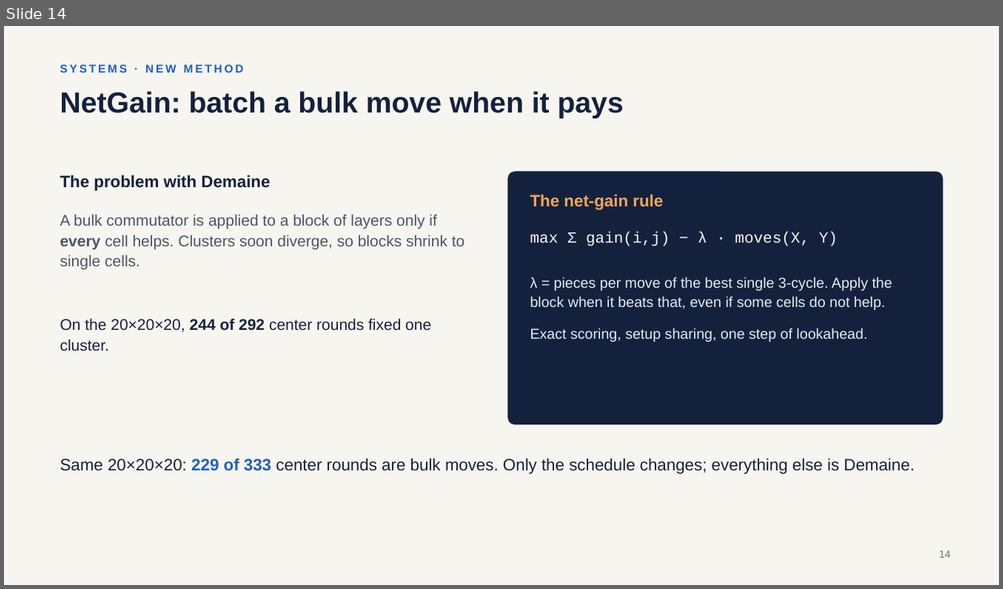
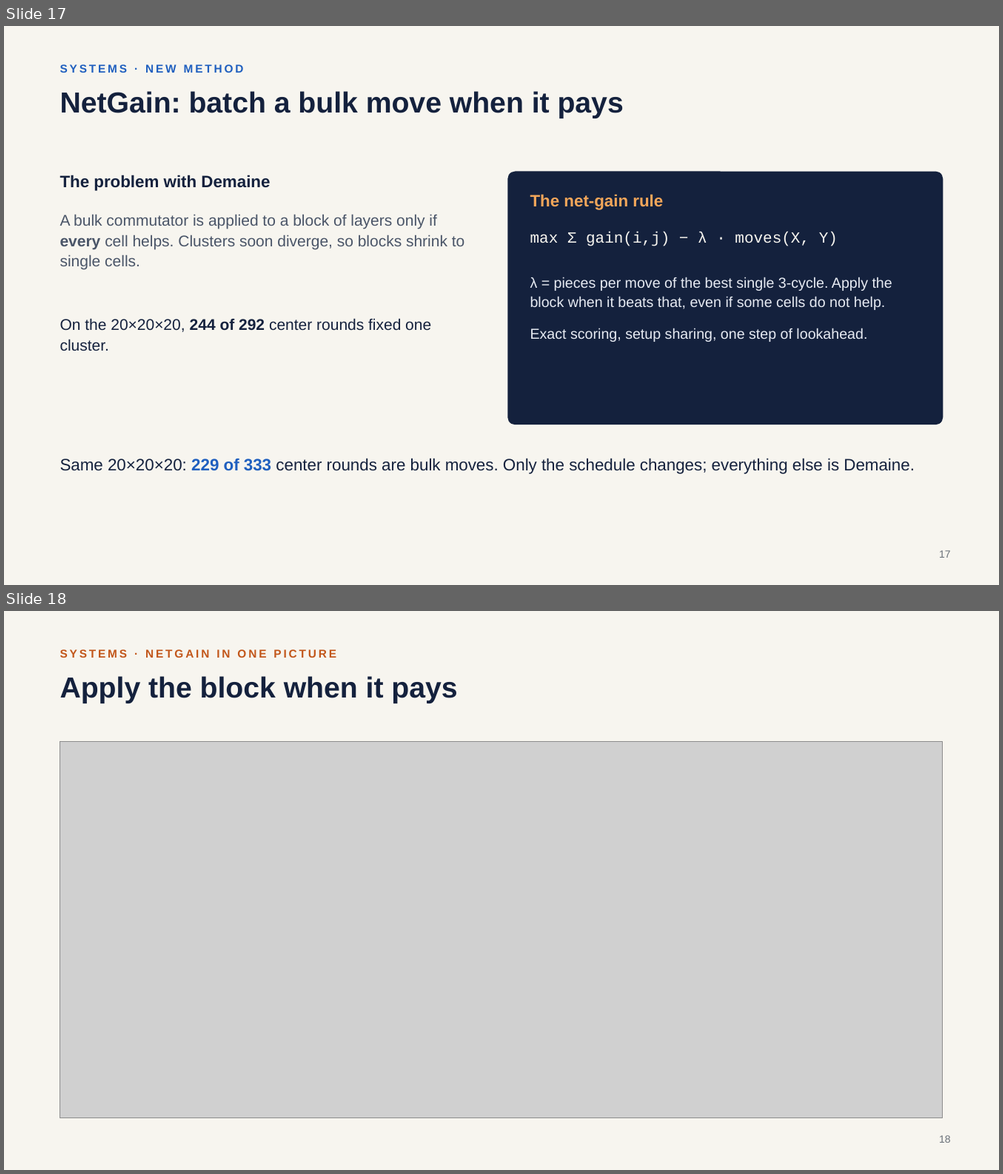
Before and after one commit to gauravrai1704/Rubik, a slide deck: docs/slides/Rubik_Short_Solutions.pptx. Shown one above the other, each under a label of ours: slide 14 before the commit, slides 17 and 18 after it. The pictures are 1003x589 and 1003x1174 pixels, drawn with LibreOffice and Linux fonts; fonts in the diff are those of the drawing; grey boxes stand for pictures. Boxes give left, top, right and bottom in pixels: in the first picture for what was removed or moved away, otherwise in the second. Text is boxed around its words. In the diff, an @@ line names an element or a change of style, - is before the commit and + after.

```diff
--- a/docs/slides/Rubik_Short_Solutions.pptx
+++ b/docs/slides/Rubik_Short_Solutions.pptx
@@ slide 18 added at [4, 611, 999, 1170], background #F7F5EF @@
@@ text added at [60, 649, 336, 658], 11 pt, text #C2561A, bold @@
+SYSTEMS · NETGAIN IN ONE PICTURE
@@ title added at [60, 676, 457, 703], 28 pt, text #14213D, bold @@
+Apply the block when it pays
@@ picture added at [60, 741, 942, 1119] @@
@@ page number added at [939, 1136, 950, 1143], 10 pt, text #6A7179 @@
+18
@@ what was slide 14 is now slide 17 @@
@@ page number at [939, 551, 950, 558]: text changed @@
-14
+17
```
Also in this commit, not shown: 4 other slides added, 7 other files.
